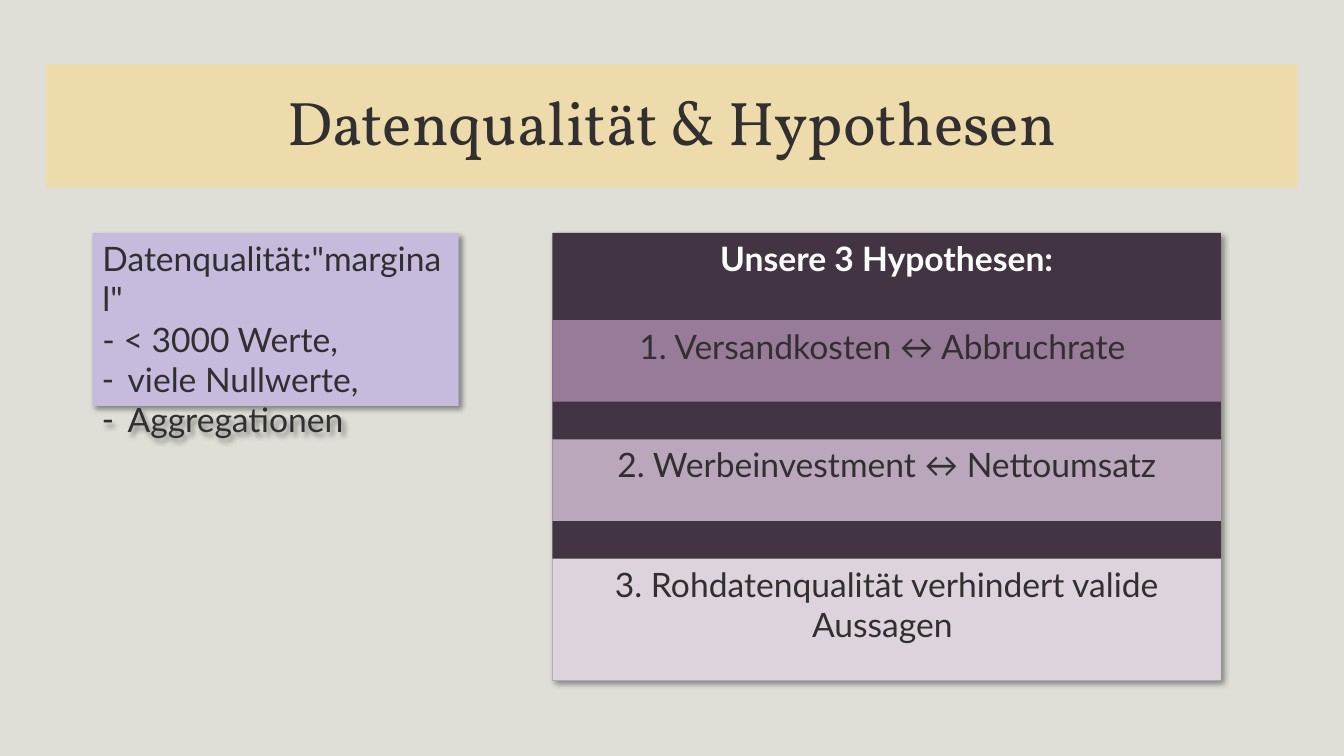
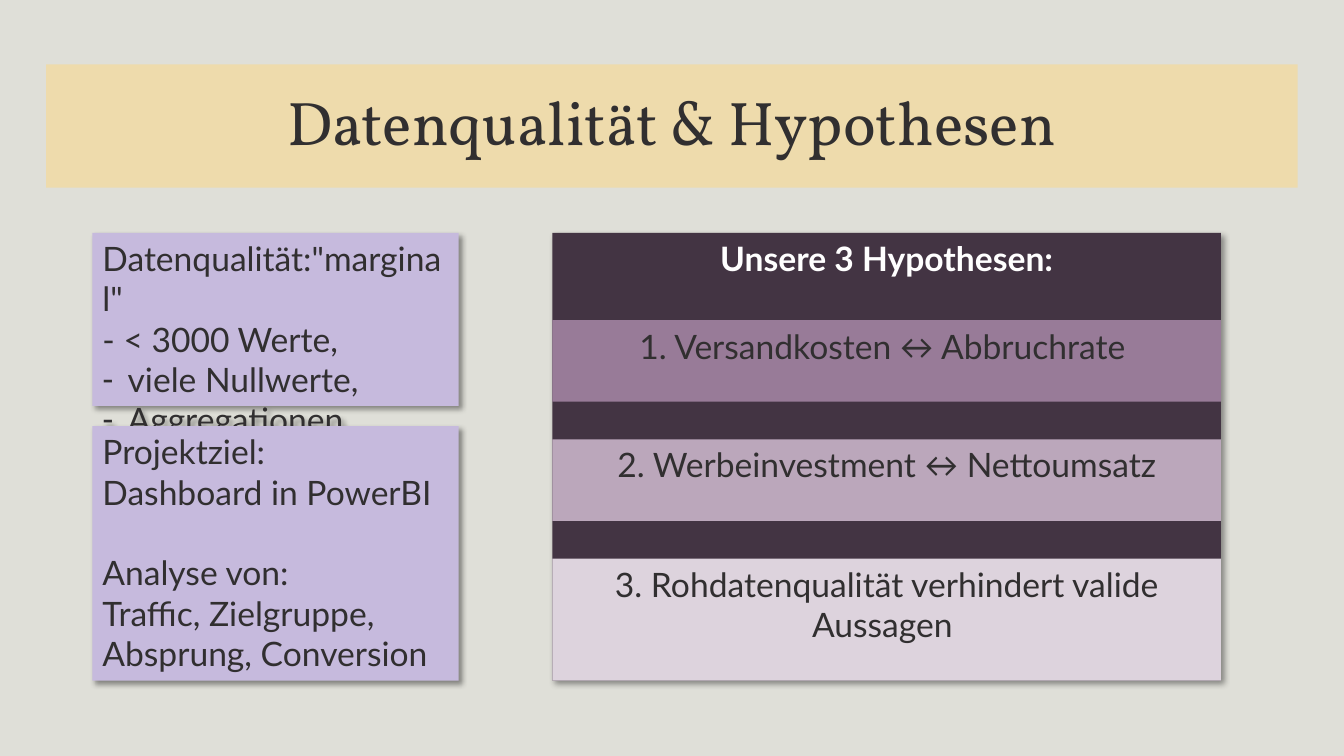
Before and after one commit to nevsglueckauf/wq, a slide deck: slide 3 of PPT/Whiskyquartier_Präsentation.pptx. Drawn at 1344x756 pixels with LibreOffice and Linux fonts; fonts in the diff are those of the drawing. Boxes give left, top, right and bottom in pixels: in the first picture for what was removed or moved away, otherwise in the second. Text is boxed around its words. In the diff, an @@ line names an element or a change of style, - is before the commit and + after.

```diff
--- a/PPT/Whiskyquartier_Präsentation.pptx
+++ b/PPT/Whiskyquartier_Präsentation.pptx
@@ rectangle added at [93, 426, 459, 681], fill #C6BADD, 24 pt, text #312F30 @@
+Projektziel:
+Dashboard in PowerBI
+Analyse von:
+Traffic, Zielgruppe, Absprung, Conversion
```
Also in this commit, not shown: 2 other slides changed.
